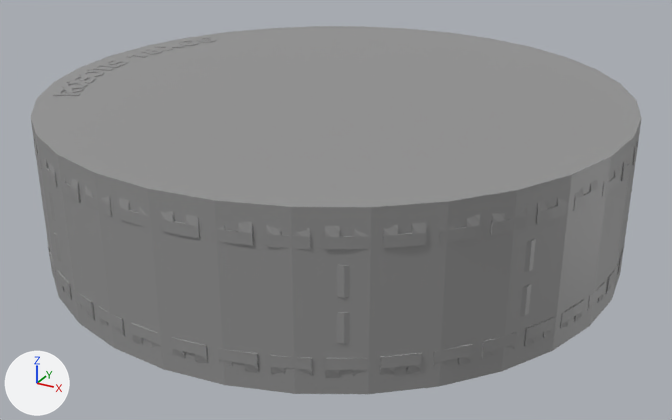
Before and after pictures for a commit that changed the glTF model bodies/turtlebot3/generated/parts/wheel_left_link.glb.
The view is the same before and after, from a 50 mm lens placed at (0.049, -0.1222, 0.1189), pointed at (0.001, -0.0348, 0.0752). Lighting does not change. The marker at lower left points along +X, +Y and +Z. The picture after the commit comes second. Where no turn or scale is listed for an object, it has been applied to the vertices.

Script lines for the objects in view, before the commit:
```python
me_geometry_1 = bpy.data.meshes.new('geometry_1')
me_geometry_1.from_pydata(...)  # a 32-sided cylinder along z spanning x -0.033..0.033, y -0.033..0.033, z -0.009..0.009
me_geometry_1.materials.append(mat_defaultmaterial_001)
me_left_tire_stl = bpy.data.meshes.new('left_tire.stl')
me_left_tire_stl.from_pydata(...)  # 10812 vertices, 21672 faces; spans x -0.033..0.033, y -0.033..0.033, z -0.0091..0.0091
me_left_tire_stl.materials.append(mat_defaultmaterial)
ob_wheel_left_link_geom_0 = bpy.data.objects.new('wheel_left_link_geom_0', me_left_tire_stl)
ob_wheel_left_link_geom_0.location = (0.0, -0.033, 0.08)
ob_wheel_left_link_geom_1 = bpy.data.objects.new('wheel_left_link_geom_1', me_geometry_1)
ob_wheel_left_link_geom_1.location = (0.0, -0.033, 0.08)
```
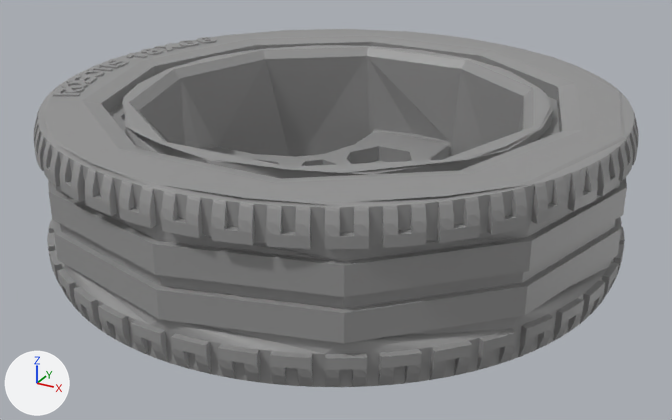
The newer file is also turned or shifted as a whole; pictures and numbers use the older file's frame.

The change in detail:
Object 'wheel_left_link_geom_1' (ob_wheel_left_link_geom_1) is deleted.

Pixel boxes (x1, y1, x2, y2) of what changed, in the pictures (672 x 420 px):
'wheel_left_link_geom_1', deleted
    before: (30, 26, 642, 394)
'wheel_left_link_geom_0', unchanged, uncovered by the edit
    before: (34, 37, 638, 378)
    after: (34, 29, 639, 387)
